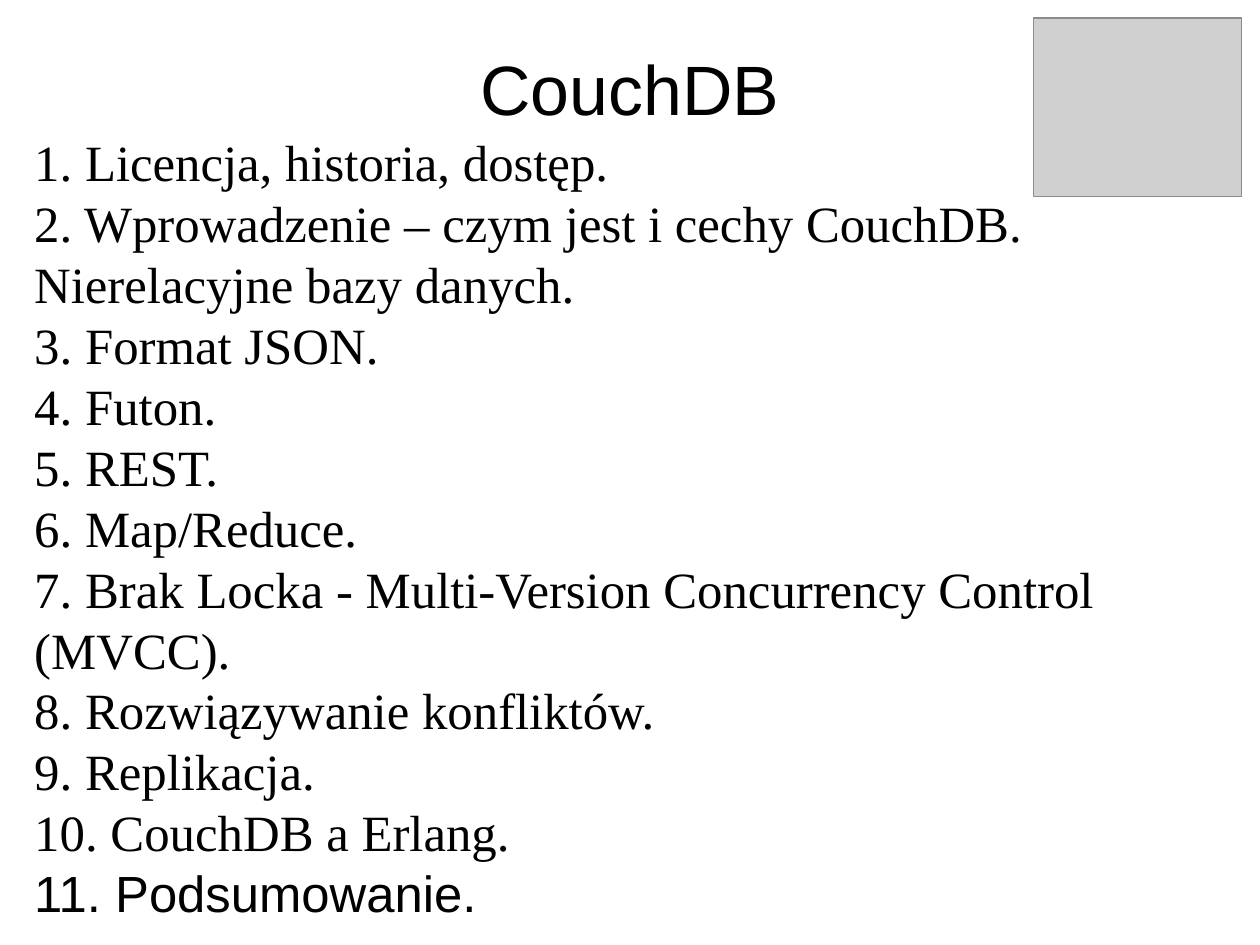
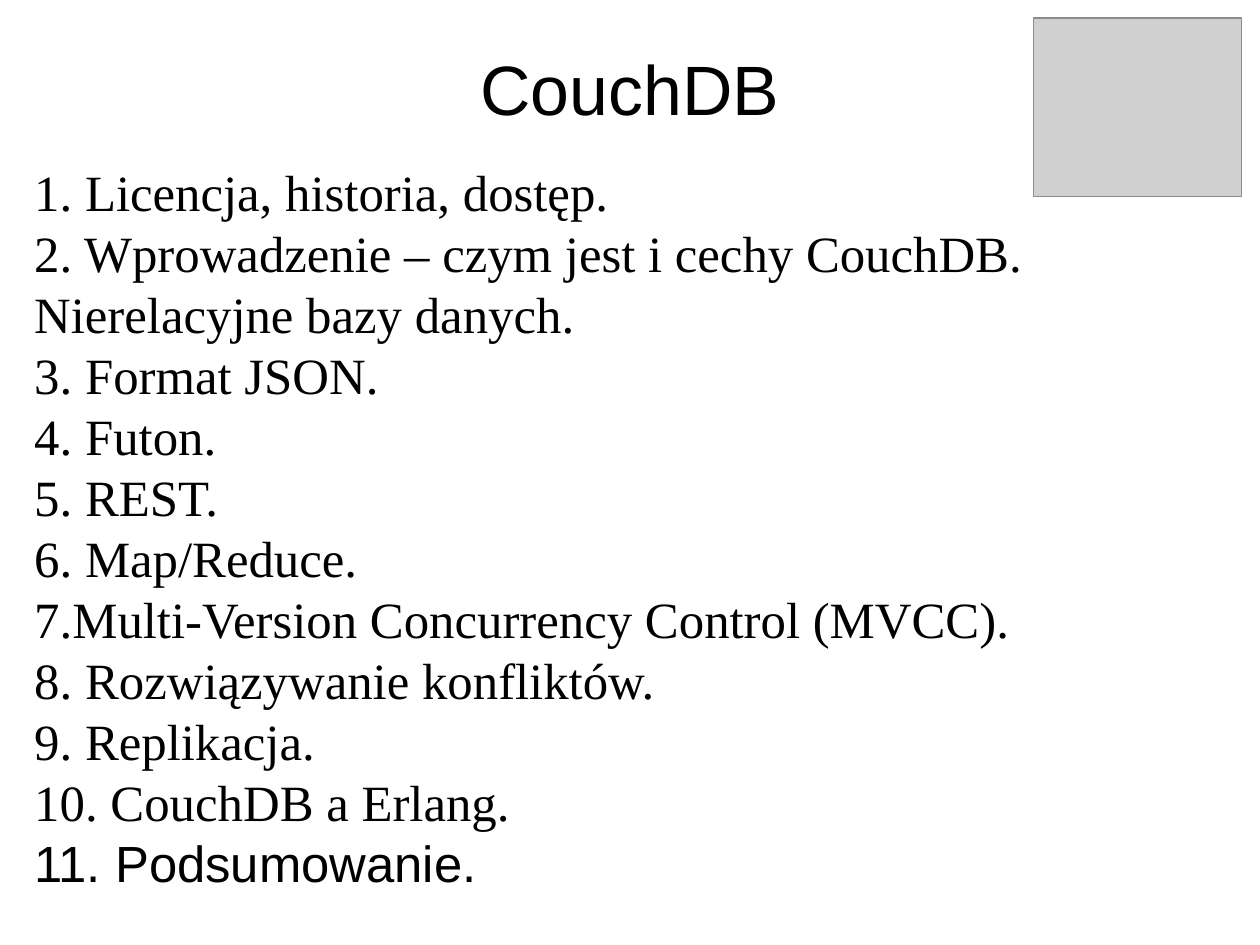
Before and after one commit to pawnow/ProjektErlang, a slide deck: slide 2 of prezentacja.odp. Drawn at 1260x945 pixels with LibreOffice and Linux fonts; fonts in the diff are those of the drawing; grey boxes stand for pictures. Boxes give left, top, right and bottom in pixels: in the first picture for what was removed or moved away, otherwise in the second. Text is boxed around its words. In the diff, an @@ line names an element or a change of style, - is before the commit and + after.

```diff
--- a/prezentacja.odp
+++ b/prezentacja.odp
@@ subtitle "1. Licencja, historia, dostęp.": place and size @@
-subtitle "1. Licencja, historia, dostęp." at [34,145,1093,913]
+subtitle "1. Licencja, historia, dostęp." at [34,175,1022,883]
@@ subtitle at [34,602,1009,648]: text changed @@
-7. Brak Locka - Multi-Version Concurrency Control (MVCC).
+7.Multi-Version Concurrency Control (MVCC).
```
Also in this commit, not shown: 5 other slides changed, 4 slides added, 1 slide removed.
